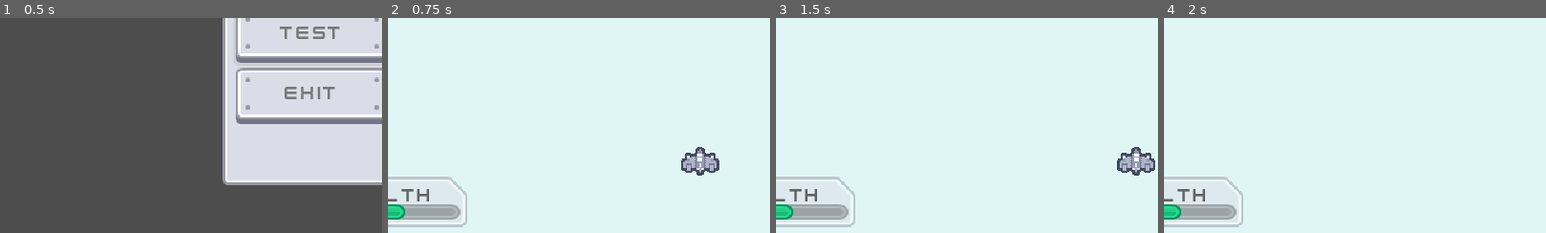
Above: before the commit, frames 1-4 (left to right).
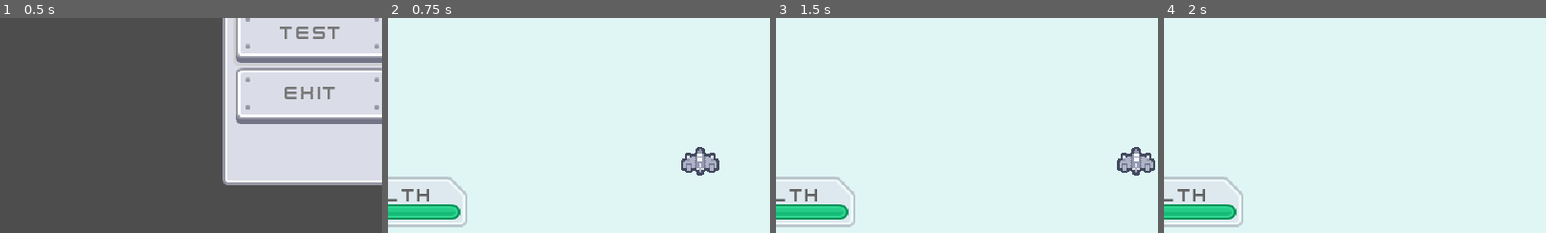
Above: after the commit, the same moments.

Repository: Trouperton/PIXELWINGS
Game: Godot game, scene res://Scenes/main_menu.tscn
Same seed, same stepped clock (60 frames per second), same inputs: the game is played once before the commit and once after it.
Inputs (mouse positions are % of the whole screen's width and height, from its top left):
- Up to frame 1 (0.5 s): no input
- Up to frame 2 (0.75 s): click "test" at 0.5 s
- Up to frame 3 (1.5 s): tap Enter at 1.25 s; move the mouse to (72, 45) at 1.27 s; hold D (move_right) from 1.28 s (still down); hold Space (primary_fire) from 1.28 s (still down)
- Up to frame 4 (2 s): keep holding D (move_right); keep holding Space (primary_fire)
The pictures show only the part of the screen within x 9-59%, y 50-100%; the shares and areas given below are measured in that part.

Frame 1 is identical in both runs. In frame 2, 1.1% of the frame differs, in the area x 2-19%, y 86-94%; in frame 3, 1.1%; in frame 4, 1.1%.

Commit message:
implemented health bar updates and damage rumble

Diff:
--- a/Scenes/heads_up_display.tscn
+++ b/Scenes/heads_up_display.tscn
@@ -65,5 +65,5 @@
 offset_top = 23.0
 offset_right = 114.0
 offset_bottom = 36.0
-value = 50.0
+value = 100.0
 show_percentage = false
--- a/Scripts/UI/heads_up_display.gd
+++ b/Scripts/UI/heads_up_display.gd
@@ -1,11 +1,8 @@
 extends Control
 
+func update_score_label():
+	pass
 
-# Called when the node enters the scene tree for the first time.
-func _ready() -> void:
-	pass # Replace with function body.
-
-
-# Called every frame. 'delta' is the elapsed time since the previous frame.
-func _process(delta: float) -> void:
-	pass
+## Updates the health bar to represent the percentage parsed through
+func update_health_bar(health_percentage: float):
+	$"Health Panel/Health Bar".value = health_percentage
--- a/Scripts/player_ship.gd
+++ b/Scripts/player_ship.gd
@@ -27,3 +27,11 @@
 
 	# Main _on_primary_fire_cooldown_timer_timeout()
 	shoot_primary()
+
+func damage(damage_dealt: int):
+	super.damage(damage_dealt)
+
+	#if $"HUD".is_inside_tree():
+		#print("Found HUD")
+	Input.start_joy_vibration(0, 0.5, 0, 0.2)
+	get_parent().get_node("HUD").update_health_bar((float(health) / health_max) * 100)
